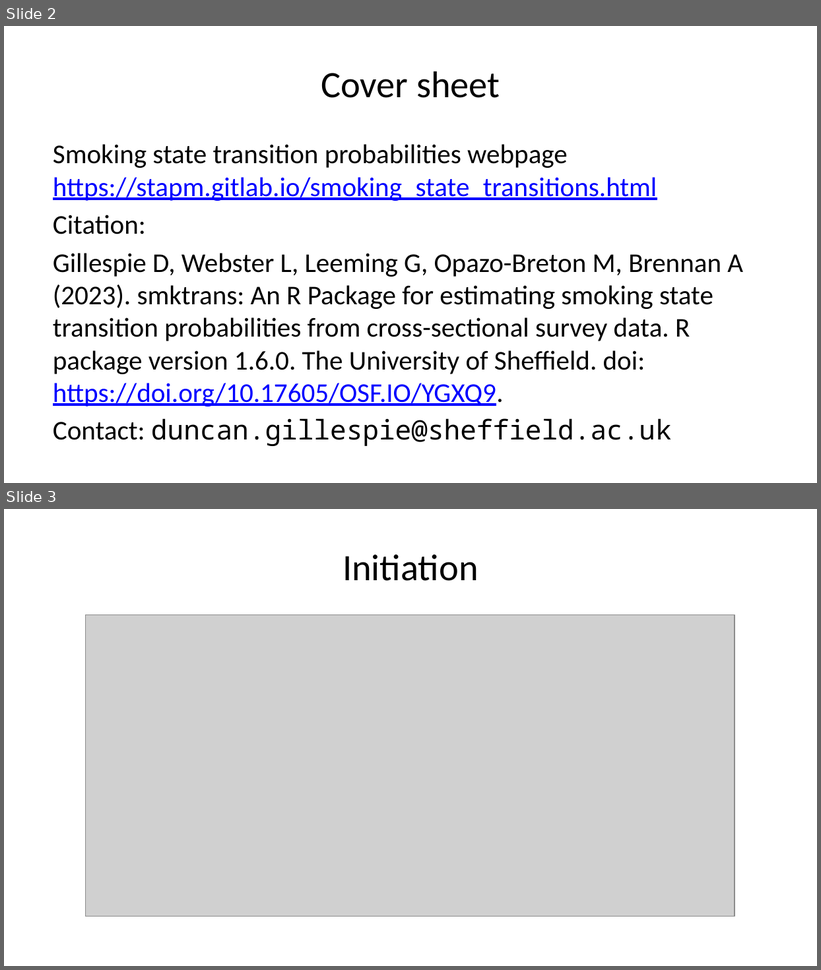
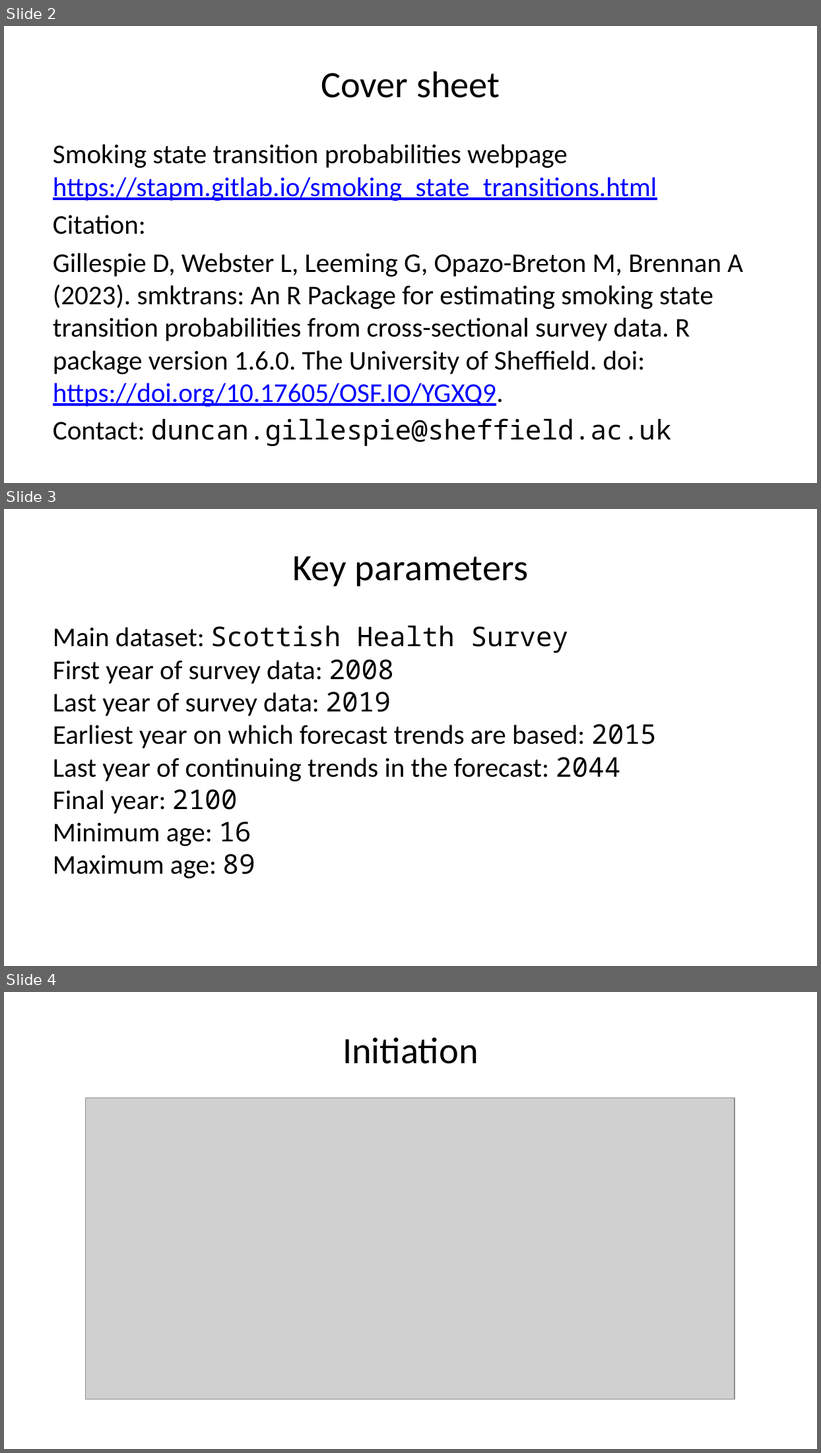
Before and after one commit to stapm-platform/smktrans, a slide deck: transition_probability_estimates/smoking_transitions_Scotland.pptx. Shown one above the other, each under a label of ours: slides 2 and 3 before the commit, slides 2, 3 and 4 after it. The pictures are 821x970 and 821x1453 pixels, drawn with LibreOffice and Linux fonts; fonts in the diff are those of the drawing; grey boxes stand for pictures. Boxes give left, top, right and bottom in pixels: in the first picture for what was removed or moved away, otherwise in the second. Text is boxed around its words. In the diff, an @@ line names an element or a change of style, - is before the commit and + after.

Commit message:
change England min age of estimates to 12 add key parameters to QA ppt

```diff
--- a/transition_probability_estimates/smoking_transitions_Scotland.pptx
+++ b/transition_probability_estimates/smoking_transitions_Scotland.pptx
@@ slide 3 added at (x1=4, y1=509, x2=817, y2=966), background #FFFFFF @@
@@ title added at (x1=293, y1=556, x2=528, y2=586), 33 pt, text #000000 @@
+Key parameters
@@ text added at (x1=53, y1=625, x2=657, y2=879), 24 pt, text #000000 @@
+Main dataset: Scottish Health Survey
+First year of survey data: 2008
+Last year of survey data: 2019
+Earliest year on which forecast trends are based: 2015
+Last year of continuing trends in the forecast: 2044
+Final year: 2100
+Minimum age: 16
+Maximum age: 89
@@ what was slide 3 is now slide 4 @@
```
Also in this commit, not shown: 1 slide changed, 3 other files.
